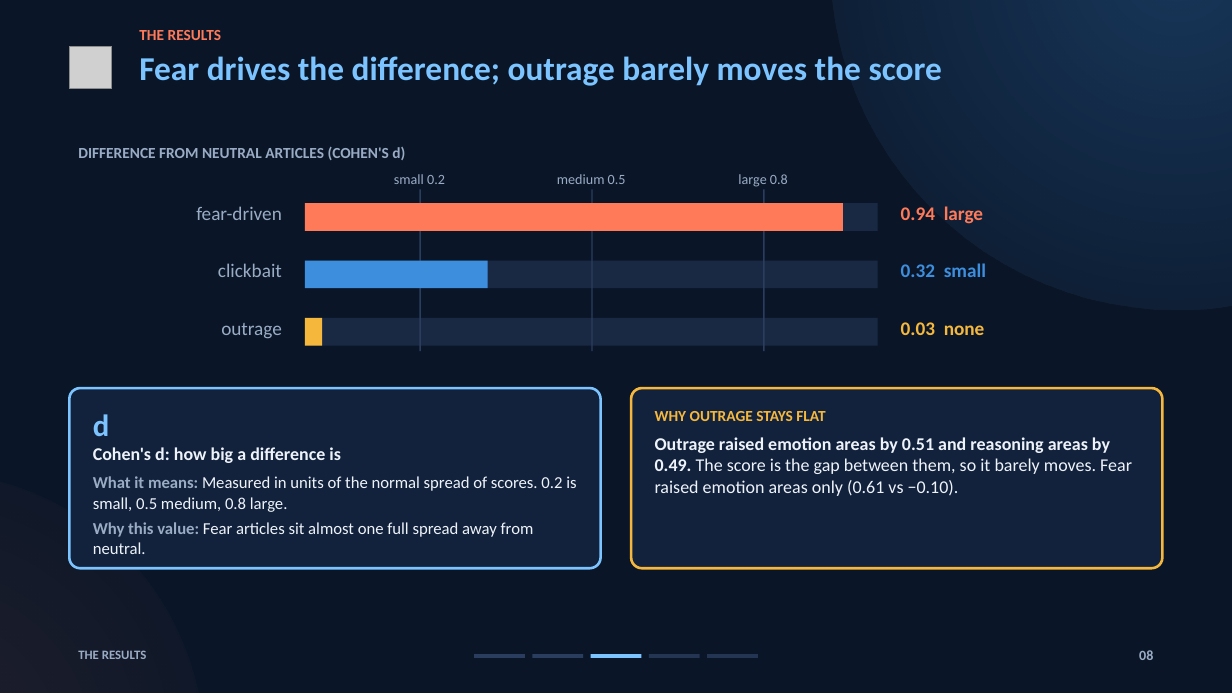
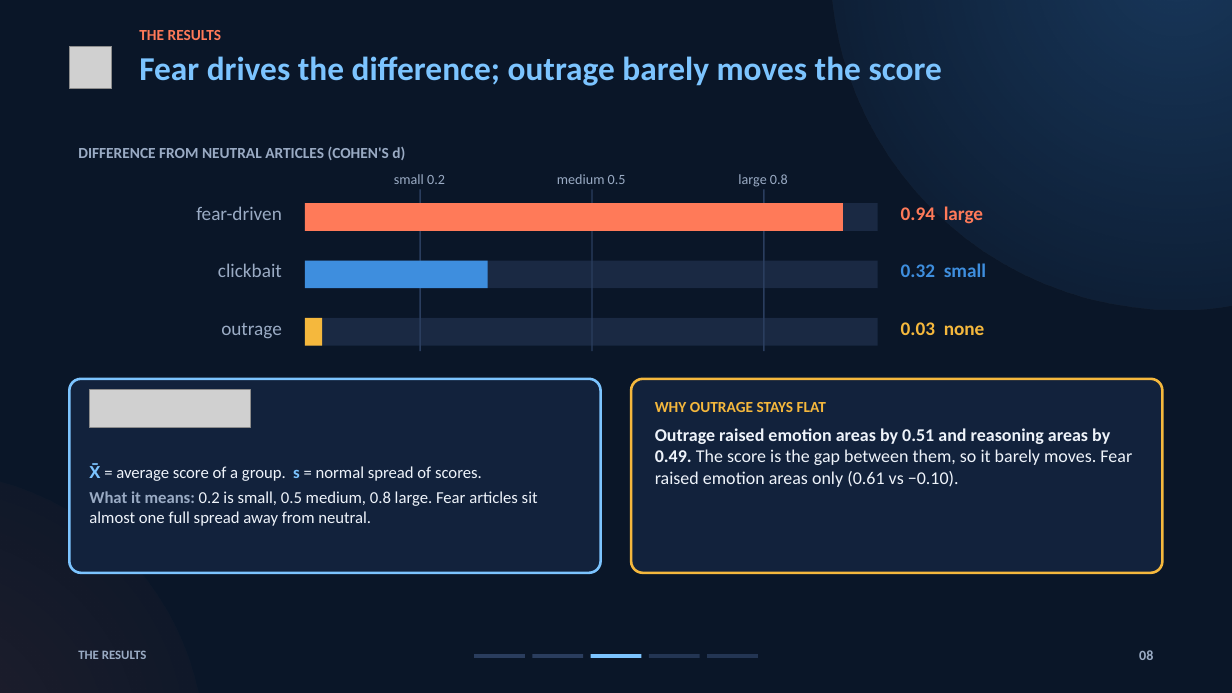
Before and after one commit to brn-mwai/monarch, a slide deck: slide 8 of docs/defence/Monarch_Supervisor_Deck.pptx. Drawn at 1232x693 pixels with LibreOffice and Linux fonts; fonts in the diff are those of the drawing; grey boxes stand for pictures. Boxes give left, top, right and bottom in pixels: in the first picture for what was removed or moved away, otherwise in the second. Text is boxed around its words. In the diff, an @@ line names an element or a change of style, - is before the commit and + after.

```diff
--- a/docs/defence/Monarch_Supervisor_Deck.pptx
+++ b/docs/defence/Monarch_Supervisor_Deck.pptx
@@ rounded rectangle: place and size @@
-rounded rectangle at [69,388,601,568]
+rounded rectangle at [69,379,601,573]
@@ rounded rectangle "WHY OUTRAGE STAYS FLAT": place and size @@
-rounded rectangle "WHY OUTRAGE STAYS FLAT" at [631,388,1163,568]
+rounded rectangle "WHY OUTRAGE STAYS FLAT" at [631,379,1163,573]
@@ picture added at [90,390,250,428] @@
@@ text in rounded rectangle at [93,414,576,554]: text removed @@
-d
-Cohen's d: how big a difference is
-What it means: Measured in units of the normal spread of scores. 0.2 is small, 0.5 medium, 0.8 large.
-Why this value: Fear articles sit almost one full spread away from neutral.
@@ text added at [89,463,538,526], 13 pt, text #EEF3FA @@
+X̄ = average score of a group. s = normal spread of scores.
+What it means: 0.2 is small, 0.5 medium, 0.8 large. Fear articles sit almost one full spread away from neutral.
```
Also in this commit, not shown: 5 other slides changed, 21 other files.
